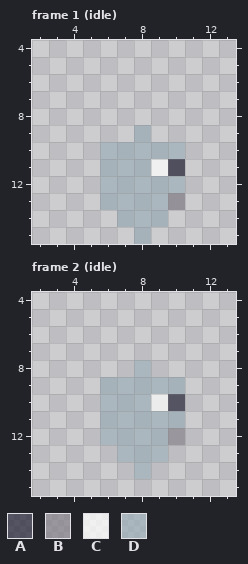
A pixel-art file gets an edit: Assets/Skeleton/ghost.aseprite. That is the earlier state.
16x16 pixels, 2 frames. Shown: frame 1 (idle): x 2..13, y 4..15; frame 2 (idle): x 2..13, y 4..15. The commit also changed other frames, which this record leaves out.
Palette (. is transparent): A #222034b3  B #847e87b3  C #ffffffb3  D #9badb7b3
The same view after the edit:
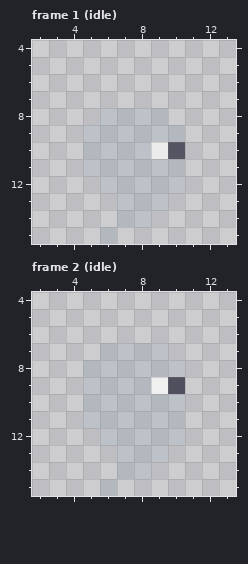
Diff:
Colour D changes from #9badb7b3 to #9badb758.
Frame 1 (idle):
Colour D becomes colour A in row 10 at x 10.
Colour D becomes colour C in row 10 at x 9.
The author put colour D in row 8 at x 6 to 9; in row 9 at x 5 to 7 and 9 to 10; in rows 10 to 11 at x 5; in row 15 at x 6.
Colour A becomes colour D in row 11 at x 10.
Colour C becomes colour D in row 11 at x 9.
The author cleared colour B in row 13 at x 10.
The author cleared colour D in row 13 at x 6; in row 14 at x 9; in row 15 at x 8.
Frame 2 (idle):
Colour D becomes colour A in row 9 at x 10.
Colour D becomes colour C in row 9 at x 9.
The author put colour D in row 7 at x 6 to 9; in row 8 at x 5 to 7 and 9 to 10; in rows 9 to 11 at x 5; in row 14 at x 7; in row 15 at x 6.
Colour A becomes colour D in row 10 at x 10.
Colour B becomes colour D in row 12 at x 10.
Colour C becomes colour D in row 10 at x 9.
Boxes around the changes in both pictures, in picture pixels (x1, y1, x2, y2):
changed: (83, 108, 185, 244)
changed: (83, 343, 185, 496)
